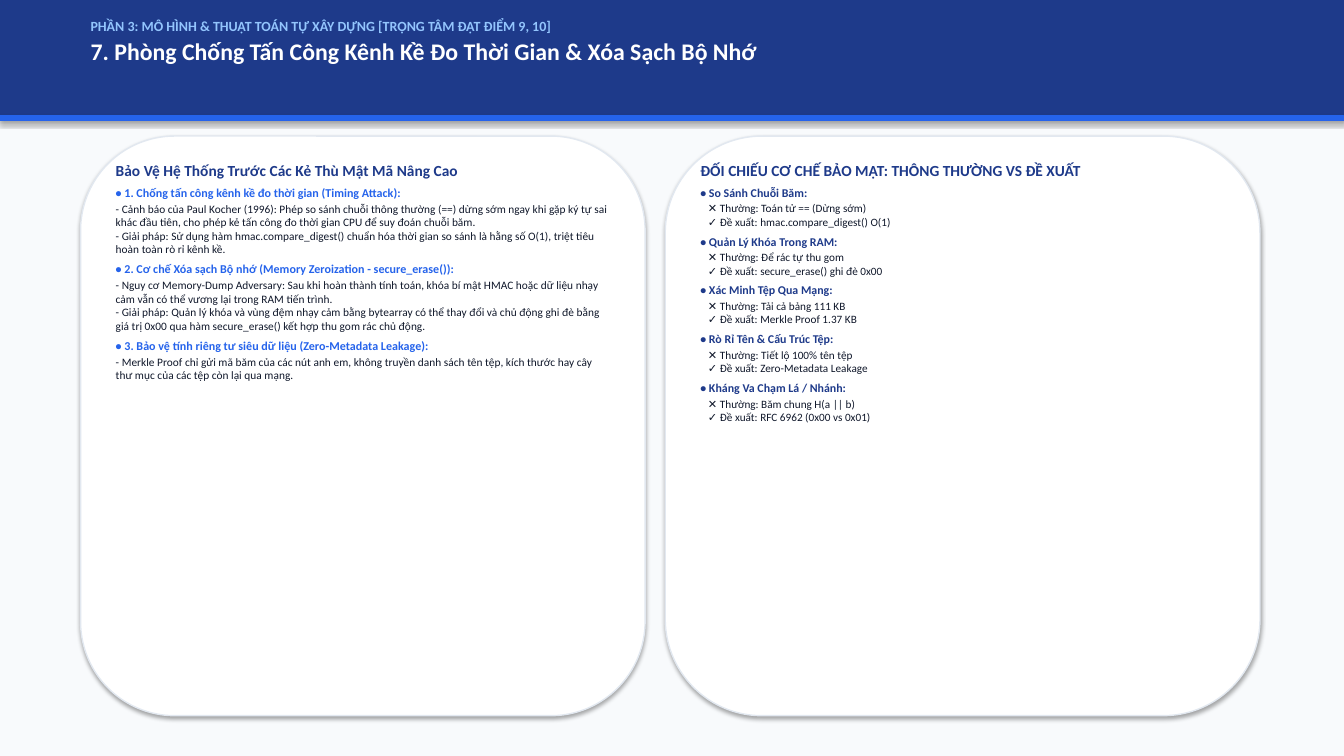
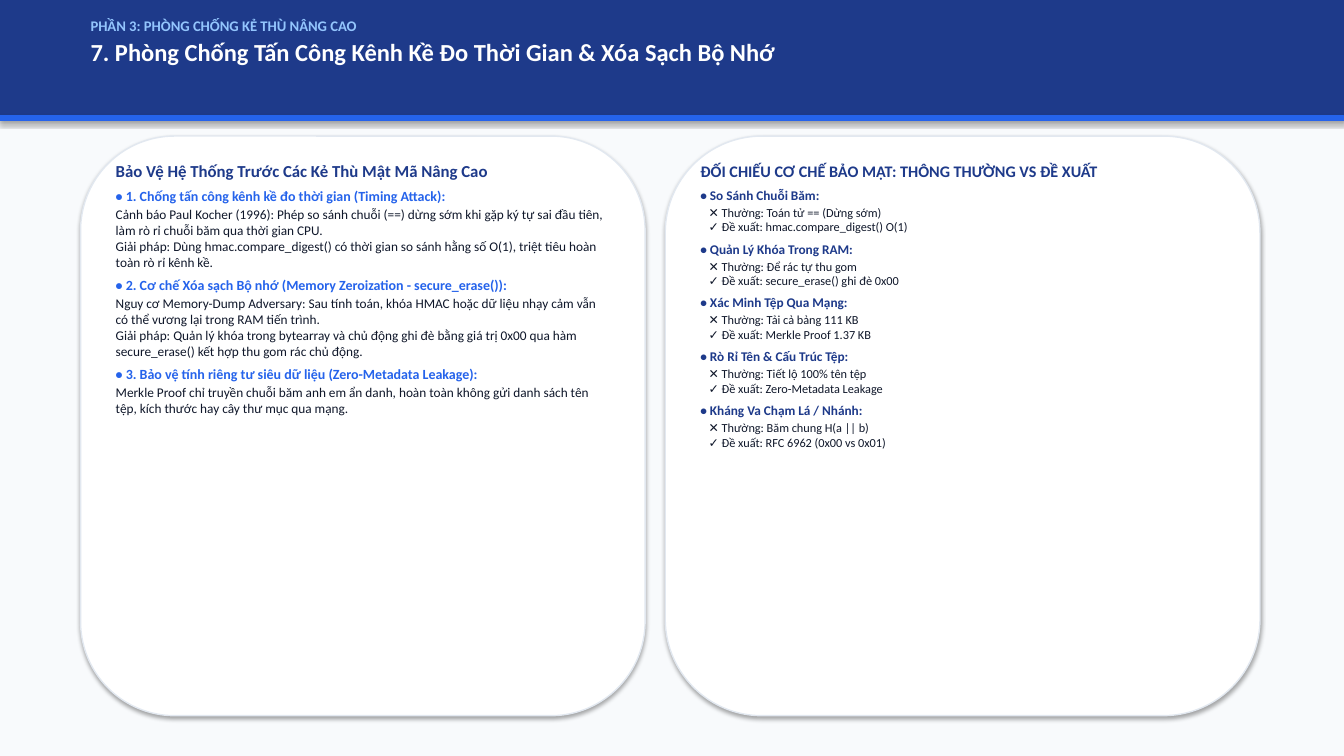
Before and after one commit to kietvo5924/ATBMHTTT_DT005_FileIntegrity, a slide deck: slide 8 of docs/Bao_Cao_Giua_Ky_DT05.pptx. Drawn at 1344x756 pixels with LibreOffice and Linux fonts; fonts in the diff are those of the drawing. Boxes give left, top, right and bottom in pixels: in the first picture for what was removed or moved away, otherwise in the second. Text is boxed around its words. In the diff, an @@ line names an element or a change of style, - is before the commit and + after.

Commit message:
style(slides,script): remove explicit grading point tags, enlarge font sizes, streamline bullet text, and integrate realistic terminal console logs

```diff
--- a/docs/Bao_Cao_Giua_Ky_DT05.pptx
+++ b/docs/Bao_Cao_Giua_Ky_DT05.pptx
@@ text at <box>91,19,356,31</box>: text changed; size 10 to 10.5 pt @@
-PHẦN 3: MÔ HÌNH & THUẬT TOÁN TỰ XÂY DỰNG [TRỌNG TÂM ĐẠT ĐIỂM 9, 10]
+PHẦN 3: PHÒNG CHỐNG KẺ THÙ NÂNG CAO
@@ text at <box>91,42,775,66</box>: size 17 to 17.5 pt in "7. Phòng Chống Tấn Công Kênh Kề ..." @@
@@ text at <box>116,164,507,382</box>: size 11 to 12 pt in "Bảo Vệ Hệ Thống Trước Các Kẻ ..."; size 8.6 to 10 pt in "• 1. Chống tấn công kênh kề ...", "• 2. Cơ chế Xóa sạch Bộ ...", "• 3. Bảo vệ tính riêng tư ..." @@
@@ text "ĐỐI CHIẾU CƠ CHẾ BẢO ..." at <box>700,164,1097,449</box>: size 11 to 11.5 pt in "ĐỐI CHIẾU CƠ CHẾ BẢO MẬT: THÔNG ..."; size 8.5 to 9.5 pt in "• So Sánh Chuỗi Băm:", "• Quản Lý Khóa Trong RAM:", "• Xác Minh Tệp Qua Mạng:", "• Rò Rỉ Tên & Cấu Trúc ..." and 1 more places; size 8 to 8.8 pt in "✕ Thường: Toán tử == (Dừng sớm) ...", "✕ Thường: Để rác tự thu gom ...", "✕ Thường: Tải cả bảng 111 KB ...", "✕ Thường: Tiết lộ 100% tên tệp ..." and 1 more places @@
@@ text at <box>116,208,603,267</box>: text changed; size 8.1 to 9.5 pt @@
-- Cảnh báo của Paul Kocher (1996): Phép so sánh chuỗi thông thường (==) dừng sớm ngay khi gặp ký tự sai khác đầu tiên, cho phép kẻ tấn công đo thời gian CPU để suy đoán chuỗi băm.
-- Giải pháp: Sử dụng hàm hmac.compare_digest() chuẩn hóa thời gian so sánh là hằng số O(1), triệt tiêu hoàn toàn rò rỉ kênh kề.
+Cảnh báo Paul Kocher (1996): Phép so sánh chuỗi (==) dừng sớm khi gặp ký tự sai đầu tiên, làm rò rỉ chuỗi băm qua thời gian CPU.
+Giải pháp: Dùng hmac.compare_digest() có thời gian so sánh hằng số O(1), triệt tiêu hoàn toàn rò rỉ kênh kề.
@@ text at <box>116,297,596,359</box>: text changed; size 8.1 to 9.5 pt @@
-- Nguy cơ Memory-Dump Adversary: Sau khi hoàn thành tính toán, khóa bí mật HMAC hoặc dữ liệu nhạy cảm vẫn có thể vương lại trong RAM tiến trình.
-- Giải pháp: Quản lý khóa và vùng đệm nhạy cảm bằng bytearray có thể thay đổi và chủ động ghi đè bằng giá trị 0x00 qua hàm secure_erase() kết hợp thu gom rác chủ động.
+Nguy cơ Memory-Dump Adversary: Sau tính toán, khóa HMAC hoặc dữ liệu nhạy cảm vẫn có thể vương lại trong RAM tiến trình.
+Giải pháp: Quản lý khóa trong bytearray và chủ động ghi đè bằng giá trị 0x00 qua hàm secure_erase() kết hợp thu gom rác chủ động.
@@ text at <box>116,386,589,416</box>: text changed; size 8.1 to 9.5 pt @@
-- Merkle Proof chỉ gửi mã băm của các nút anh em, không truyền danh sách tên tệp, kích thước hay cây thư mục của các tệp còn lại qua mạng.
+Merkle Proof chỉ truyền chuỗi băm anh em ẩn danh, hoàn toàn không gửi danh sách tên tệp, kích thước hay cây thư mục qua mạng.
```
Also in this commit, not shown: 15 other slides changed, 3 other files.
